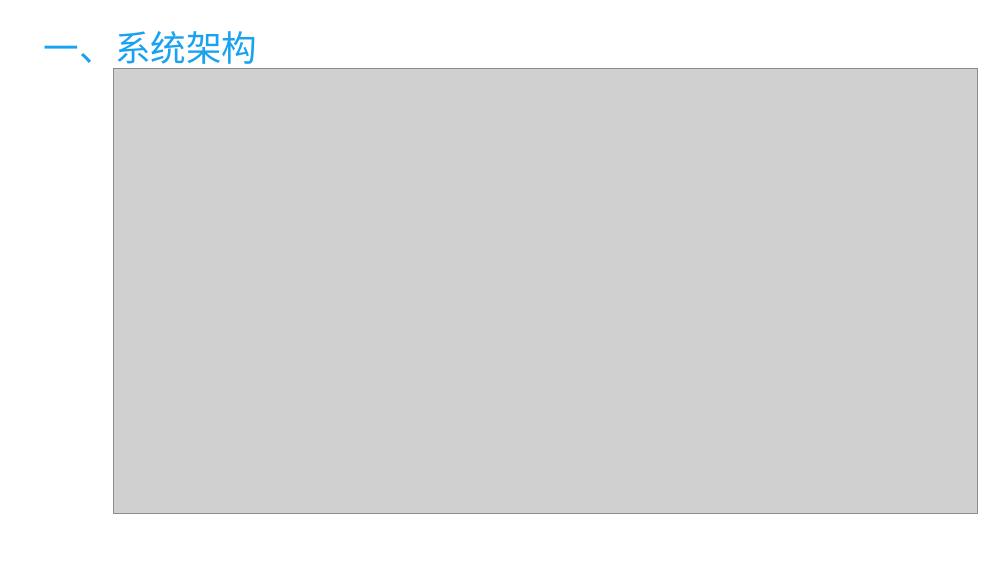
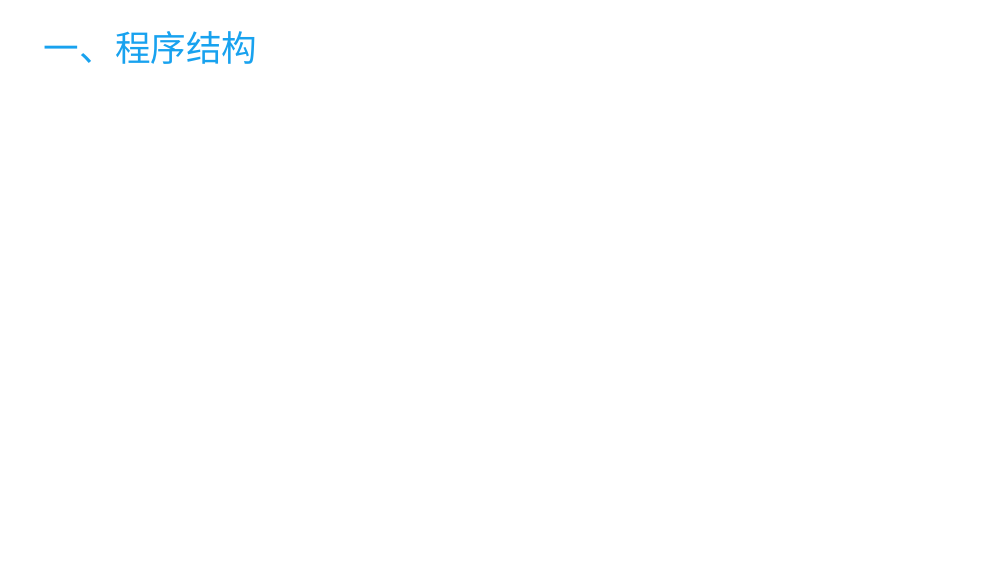
Before and after one commit to kuailewangzi1212/vue, a slide deck: slide 3 of doc/vue.pptx. Drawn at 1008x567 pixels with LibreOffice and Linux fonts; fonts in the diff are those of the drawing; grey boxes stand for pictures. Boxes give left, top, right and bottom in pixels: in the first picture for what was removed or moved away, otherwise in the second. Text is boxed around its words. In the diff, an @@ line names an element or a change of style, - is before the commit and + after.

```diff
--- a/doc/vue.pptx
+++ b/doc/vue.pptx
@@ title at box(44, 31, 257, 64): text changed @@
-一、系统架构
+一、程序结构
@@ picture removed at box(114, 69, 978, 514) @@
```
Also in this commit, not shown: 1 slide added, 22 slides removed, 3 other files.
